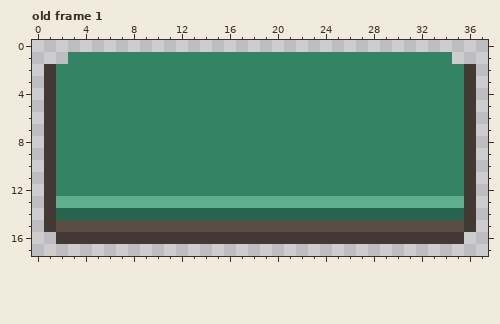
Pixel-art file: sprites/invite_button.aseprite. The picture above was drawn from the file before the commit.
38x18 pixels, 1 frame. Colours within 5 levels of each other are drawn and written as one. Shown: old frame 1. The commit also changed other frames, which this record leaves out.
The result:
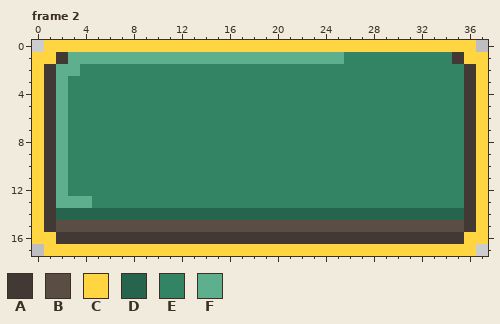
Palette (. is transparent): A #423934  B #5a4e44  C #ffd541  D #27644d  E #328464  F #5daf8d
A new or re-ordered frame is compared with the old frame closest to it.
The commit says: deleted your buttons >:)
Edits made:
frames 1 -> 3
layer "Layer 2" added
Frame 2 is new; against old frame 1, layers "Layer 2", "Layer 1":
There is now colour A in row 1 at x 2 and 35.
There is now colour C in row 0 at x 1 to 36; in row 1 at x 0 to 1 and 36 to 37; in rows 2 to 15 at x 0 and 37; in row 16 at x 0 to 1 and 36 to 37; in row 17 at x 1 to 36.
The edit turns colour F into colour E in row 13 at x 5 to 35.
The edit turns colour E into colour F in row 1 at x 3 to 25; in row 2 at x 2 to 3; in rows 3 to 12 at x 2.
Boxes around the changes in both pictures, in picture pixels (x1, y1, x2, y2):
changed: (32, 40, 488, 256)
